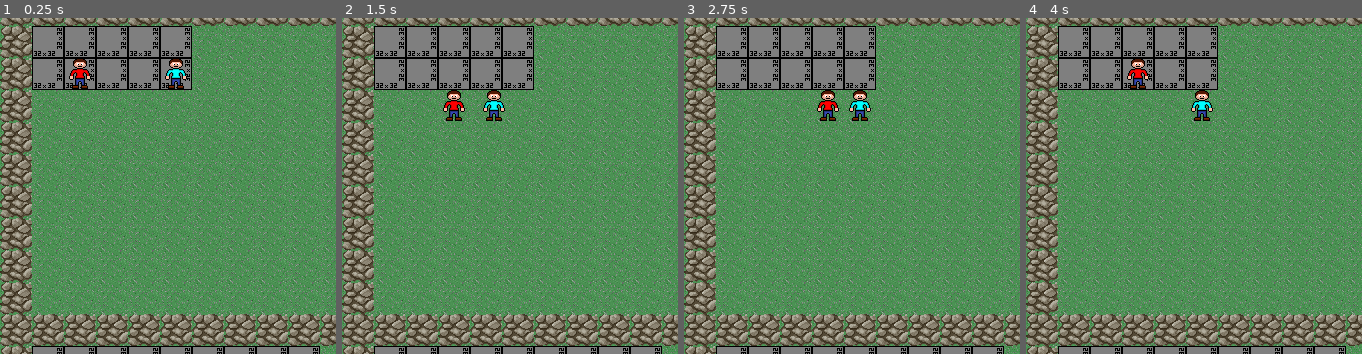
Above: before the commit, frames 1-4 (left to right).
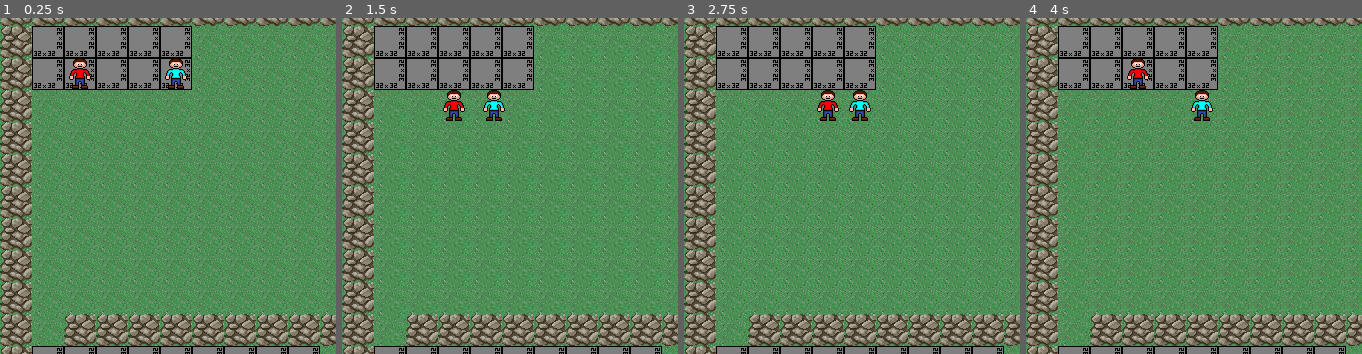
Above: after the commit, the same moments.

Repository: Raphi-Sch/Zombie_GD
Game: Godot game, scene res://scenes/Main.tscn
The game is run twice, just before and just after one commit, with the same random seed, the same clock (stepped at 60 frames per second) and the same inputs.
Inputs:
- Up to frame 1 (0.25 s): no input
- Up to frame 2 (1.5 s): tap Enter at 0.5 s; hold D (p1_right) 0.53-1.28 s; tap Down (p2_down) at 0.6 s; tap Space at 1.25 s; hold S (p1_down) from 1.28 s (still down); tap Left (p2_left) at 1.35 s
- Up to frame 3 (2.75 s): tap Enter at 2 s; release S (p1_down) at 2.03 s; hold D (p1_right) from 2.03 s (still down); tap Right (p2_right) at 2.1 s
- Up to frame 4 (4 s): tap Space at 2.75 s; release D (p1_right) at 2.78 s; hold Z (p1_up) 2.78-3.53 s; tap Up (p2_up) at 2.85 s; tap Enter at 3.5 s; hold Q (p1_left) from 3.53 s (still down); tap Down (p2_down) at 3.6 s
The pictures show only the part of the screen within x 0-50%, y 4-54%; the shares and areas given below are measured in that part.

The runs differ from the first frame. In frame 1, 0.8% of the frame differs, in the area x 9-20%, y 88-98%; in frame 2, 0.8%; in frame 3, 0.8%; in frame 4, 0.8%.

Commit message:
Update Level_0.tscn

Diff:
--- a/scenes/Level_0.tscn
+++ b/scenes/Level_0.tscn
@@ -68,7 +68,7 @@
 cell_size = Vector2( 32, 32 )
 show_collision = true
 format = 1
-tile_data = PoolIntArray( 0, 0, 0, 1, 0, 0, 2, 0, 0, 3, 0, 0 …(2773 unchanged characters)…  0, 589844, 0, 0, 655360, 0, 0, 655361, 0, 0, 655362, 0, 0, 655363, 0, 0, 655364, …(3276 unchanged characters)…
+tile_data = PoolIntArray( 0, 0, 0, 1, 0, 0, 2, 0, 0, 3, 0, 0 …(2773 unchanged characters)…  0, 589844, 0, 0, 655360, 0, 0, 655361, 2, 0, 655362, 0, 0, 655363, 0, 0, 655364, …(3276 unchanged characters)…
 
 [node name="Zombie" type="Node" parent="."]
 
@@ -77,11 +77,11 @@
 
 [node name="Players" type="Node" parent="."]
 
-[node name="Player_1" parent="Players" instance=ExtResource( 5 )]
+[node name="Player_1" parent="Players" groups=["players"] instance=ExtResource( 5 )]
 position = Vector2( 48, 48 )
 player = 1
 
-[node name="Player_2" parent="Players" instance=ExtResource( 5 )]
+[node name="Player_2" parent="Players" groups=["players"] instance=ExtResource( 5 )]
 position = Vector2( 144, 48 )
 player = 2
 
